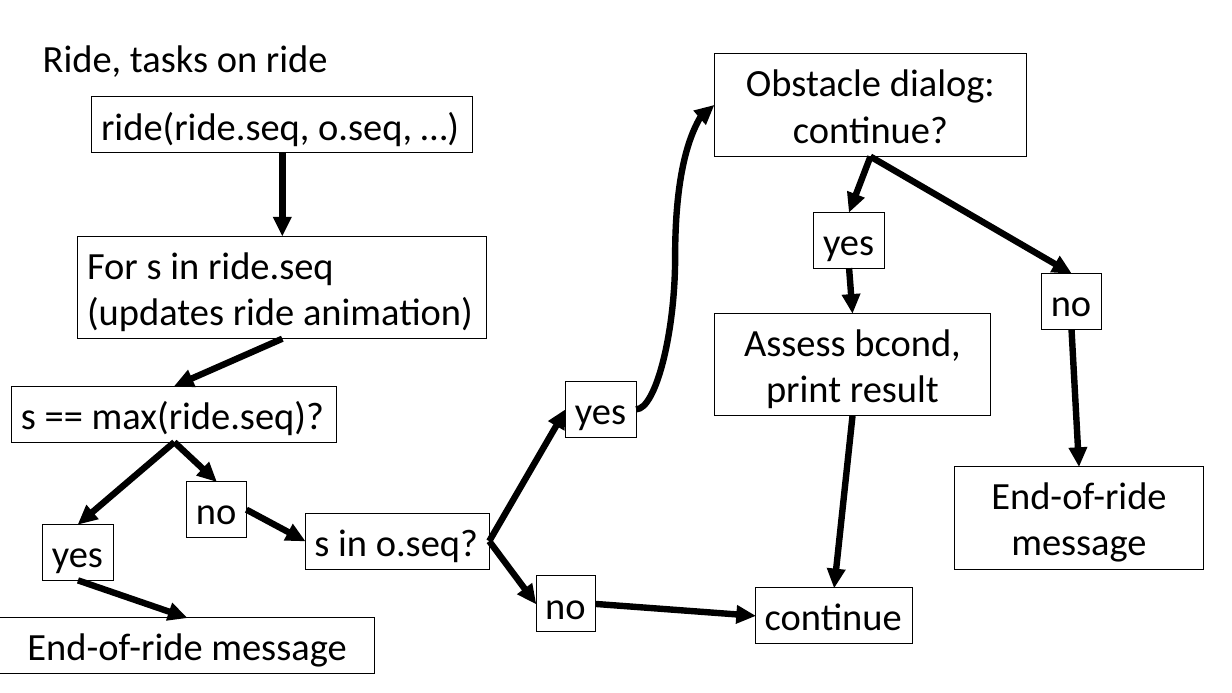
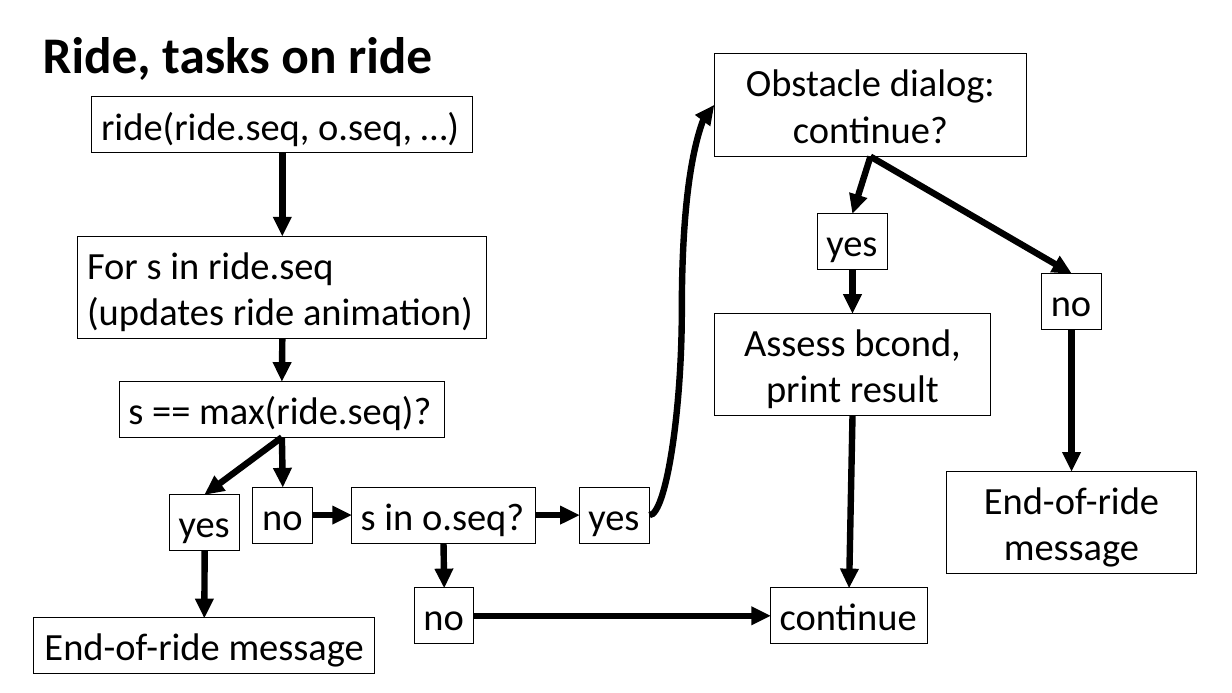
Before and after one commit to metamaden/databike, a slide deck: slide 3 of slides/design_workflow.pptx. Drawn at 1232x693 pixels with LibreOffice and Linux fonts; fonts in the diff are those of the drawing. Boxes give left, top, right and bottom in pixels: in the first picture for what was removed or moved away, otherwise in the second. Text is boxed around its words. In the diff, an @@ line names an element or a change of style, - is before the commit and + after.

```diff
--- a/slides/design_workflow.pptx
+++ b/slides/design_workflow.pptx
@@ text "Ride, tasks on ride": place and size @@
-text "Ride, tasks on ride" at box(43, 45, 328, 77)
+text "Ride, tasks on ride" at box(43, 37, 432, 80)
@@ text "Ride, tasks on ride" at box(43, 37, 432, 80): size 30 to 40 pt, bold on @@
@@ curved arrow moved from (637, 409) - (714, 105) to (650, 515) - (714, 105) @@
@@ arrow moved from (871, 156) - (849, 213) to (871, 156) - (853, 213) @@
@@ rectangle "yes": place and size @@
-rectangle "yes" at box(814, 213, 884, 269)
+rectangle "yes" at box(818, 213, 888, 270)
@@ arrow moved from (849, 268) - (853, 313) to (853, 270) - (853, 313) @@
@@ arrow moved from (283, 339) - (175, 386) to (283, 339) - (282, 382) @@
@@ arrow moved from (1072, 330) - (1080, 467) to (1072, 330) - (1072, 471) @@
@@ rectangle "s == max(ride.seq)?": place and size @@
-rectangle "s == max(ride.seq)?" at box(12, 386, 337, 443)
+rectangle "s == max(ride.seq)?" at box(119, 382, 445, 438)
@@ arrow moved from (853, 416) - (835, 588) to (853, 416) - (849, 588) @@
@@ arrow moved from (175, 443) - (78, 525) to (282, 437) - (205, 494) @@
@@ arrow moved from (175, 443) - (216, 482) to (282, 437) - (283, 487) @@
@@ rectangle "End-of-ride message": place and size @@
-rectangle "End-of-ride message" at box(955, 467, 1204, 569)
+rectangle "End-of-ride message" at box(946, 471, 1196, 574)
@@ rectangle "yes": place and size @@
-rectangle "yes" at box(43, 525, 113, 581)
+rectangle "yes" at box(169, 494, 239, 551)
@@ rectangle "no": place and size @@
-rectangle "no" at box(187, 482, 247, 538)
+rectangle "no" at box(253, 487, 313, 543)
@@ rectangle "s in o.seq?": place and size @@
-rectangle "s in o.seq?" at box(305, 513, 489, 569)
+rectangle "s in o.seq?" at box(351, 487, 535, 543)
@@ rectangle "yes": place and size @@
-rectangle "yes" at box(566, 382, 636, 438)
+rectangle "yes" at box(579, 487, 650, 543)
@@ arrow moved from (247, 510) - (305, 542) to (312, 515) - (351, 515) @@
@@ arrow moved from (490, 542) - (566, 409) to (536, 515) - (579, 515) @@
@@ arrow moved from (78, 580) - (188, 618) to (205, 551) - (204, 618) @@
@@ arrow moved from (490, 542) - (536, 604) to (444, 543) - (445, 588) @@
@@ rectangle "no": place and size @@
-rectangle "no" at box(536, 576, 596, 632)
+rectangle "no" at box(415, 588, 475, 644)
@@ rectangle "continue": place and size @@
-rectangle "continue" at box(756, 588, 913, 644)
+rectangle "continue" at box(771, 588, 928, 644)
@@ rectangle "End-of-ride message": place and size @@
-rectangle "End-of-ride message" at box(0, 618, 374, 675)
+rectangle "End-of-ride message" at box(33, 618, 375, 675)
@@ arrow moved from (596, 604) - (756, 616) to (474, 616) - (771, 616) @@
```
Also in this commit, not shown: 2 other slides changed, 10 other files.
